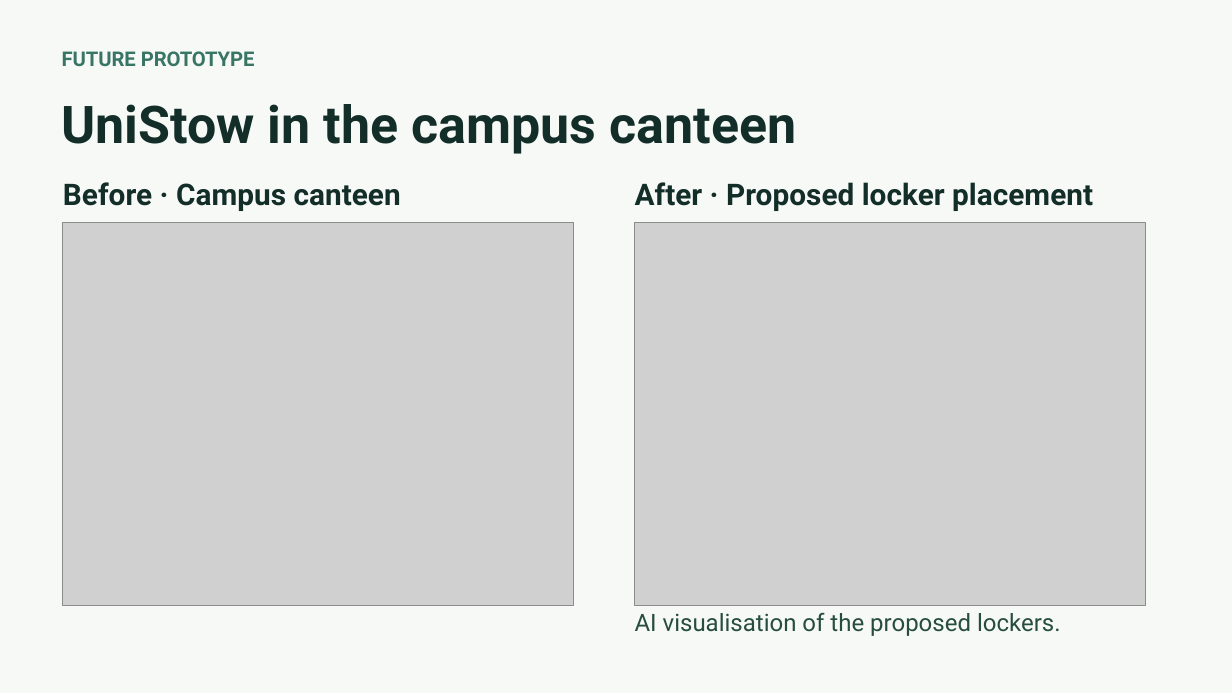
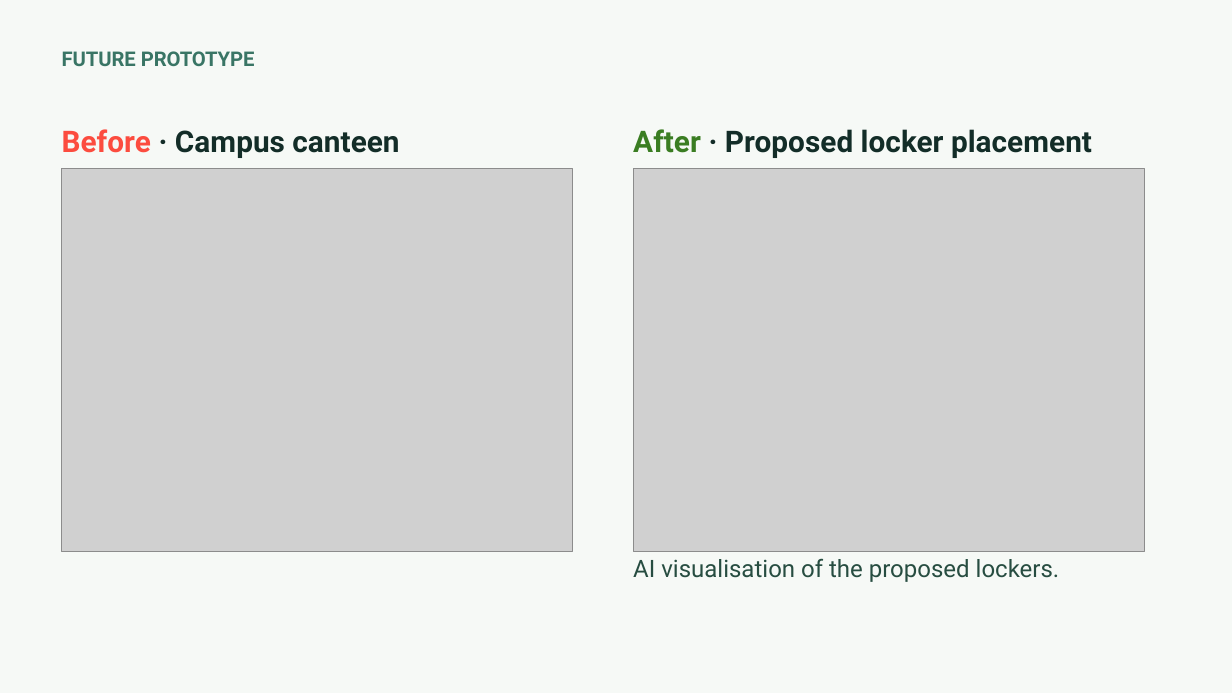
Before and after one commit to nikitsya/UniStow, a slide deck: slide 2 of docs/presentations/UniStow-Progress-Review-2026-11-11.pptx. Drawn at 1232x693 pixels with LibreOffice and Linux fonts; fonts in the diff are those of the drawing; grey boxes stand for pictures. Boxes give left, top, right and bottom in pixels: in the first picture for what was removed or moved away, otherwise in the second. Text is boxed around its words. In the diff, an @@ line names an element or a change of style, - is before the commit and + after.

```diff
--- a/docs/presentations/UniStow-Progress-Review-2026-11-11.pptx
+++ b/docs/presentations/UniStow-Progress-Review-2026-11-11.pptx
@@ text removed at (x1=62, y1=104, x2=797, y2=154) @@
-UniStow in the campus canteen
@@ text "Before · Campus canteen" at (x1=62, y1=129, x2=399, y2=158): text colour #132D28 to #FC4C3F in "Before" @@
@@ 3 texts, 2 pictures moved together from (x1=63, y1=182, x2=1146, y2=636) to (x1=62, y1=129, x2=1144, y2=582) @@
@@ text "After · Proposed locker placement" at (x1=633, y1=129, x2=1092, y2=158): text colour #132D28 to #3B7D23 in "After" @@
```
Also in this commit, not shown: 9 other slides changed.
